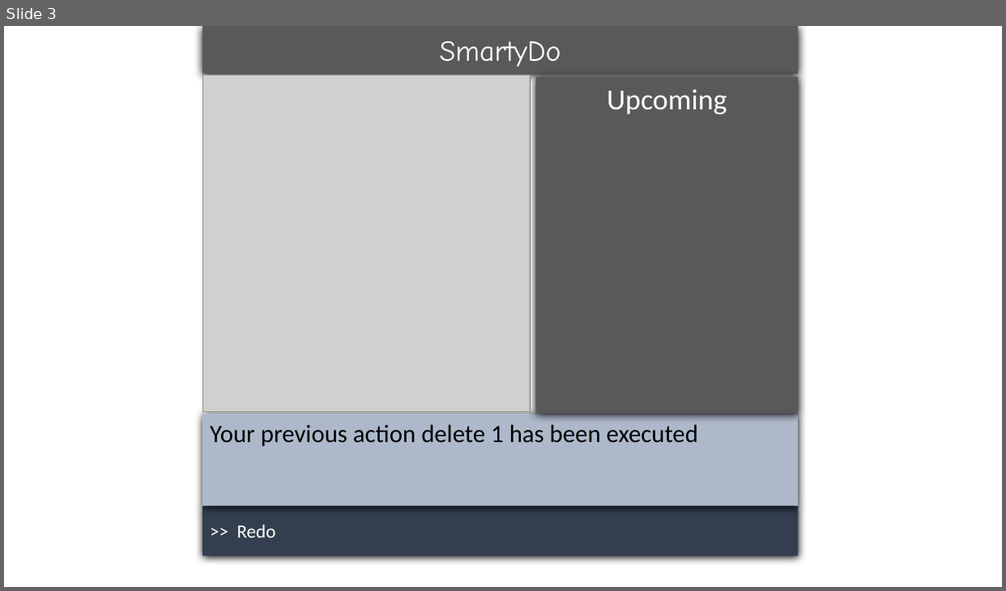
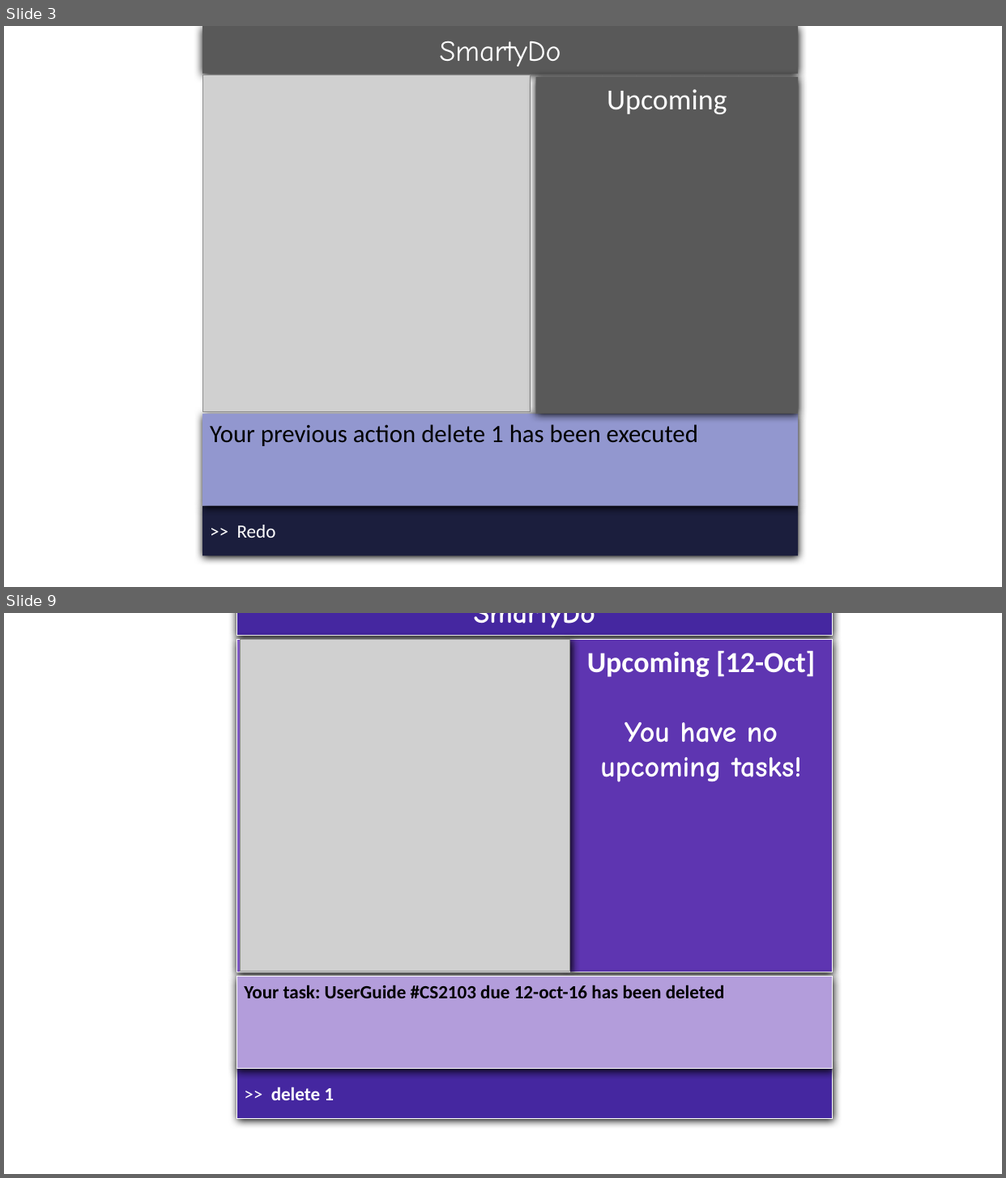
Before and after one commit to se-edu/addressbook-level4, a slide deck: docs/diagrams/UserGuide Drawings.pptx. Shown one above the other, each under a label of ours: slide 3 before the commit, slides 3 and 9 after it; the slides between them are not shown. The pictures are 1006x591 and 1006x1178 pixels, drawn with LibreOffice and Linux fonts; fonts in the diff are those of the drawing; grey boxes stand for pictures. Boxes give left, top, right and bottom in pixels: in the first picture for what was removed or moved away, otherwise in the second. Text is boxed around its words. In the diff, an @@ line names an element or a change of style, - is before the commit and + after.

Commit message:
1. Formated for CS2103 User Guide 1st Draft 2. Remove other TA's photos 3. Added new images

```diff
--- a/docs/diagrams/UserGuide Drawings.pptx
+++ b/docs/diagrams/UserGuide Drawings.pptx
@@ slide 9 added at [4, 613, 1002, 1174], background #FFFFFF @@
@@ group added at [236, 613, 833, 1119]: 5 rectangles, 1 picture @@
+SmartyDo
+Upcoming [12-Oct]
+You have no upcoming tasks!
+>> delete 1
+Your task: UserGuide #CS2103 due 12-oct-16 has been deleted
@@ slide 3 changed as well @@
@@ rectangle "Your previous action delete 1 ..." at [202, 414, 799, 506]: fill #ADB9CA to #9297CF @@
@@ rectangle ">> Redo" at [202, 506, 799, 556]: fill #333F50 to #1B1E3E @@
```
Also in this commit, not shown: 2 other slides changed, 7 other slides added, 13 other files.
